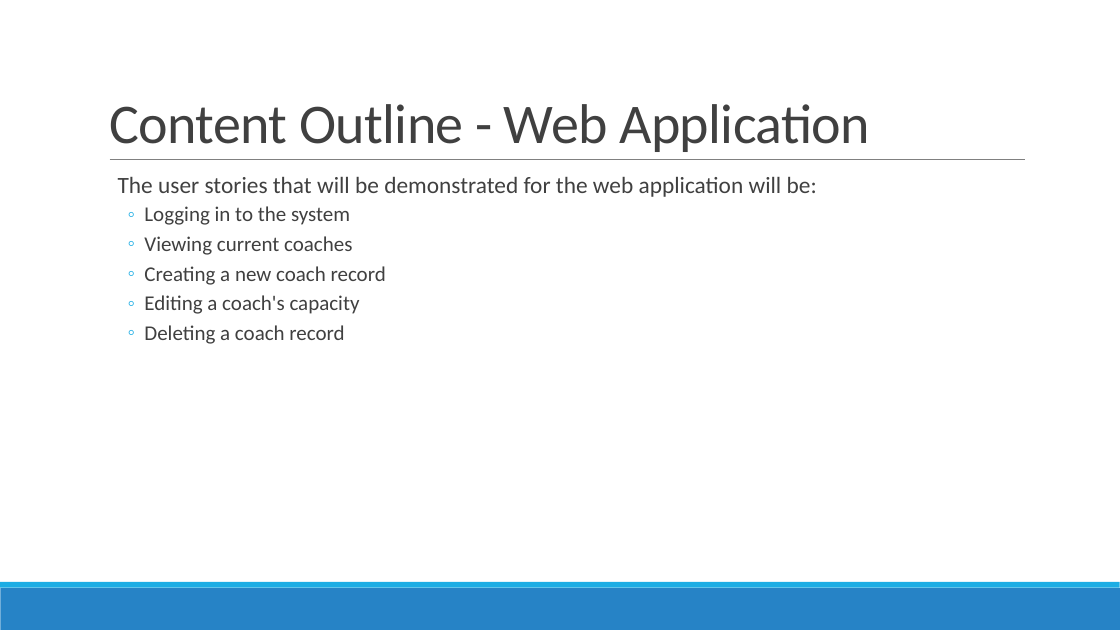
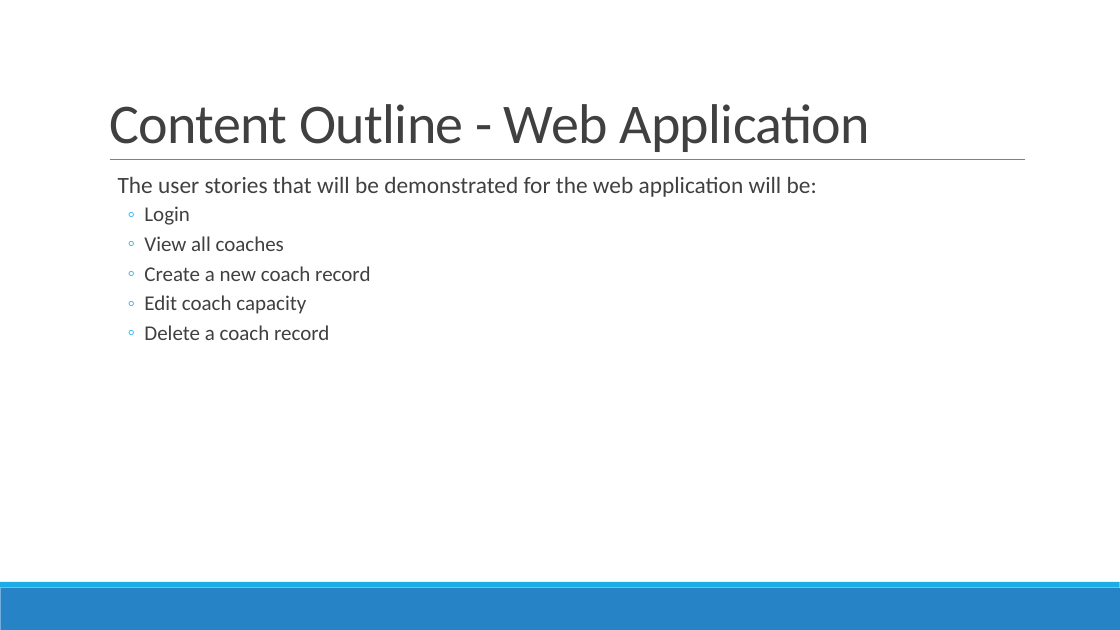
Before and after one commit to GoelBiju/Travel-Management-System, a slide deck: slide 4 of Documents/Presentation/PRCS252E - Presentation.pptx. Drawn at 1120x630 pixels with LibreOffice and Linux fonts; fonts in the diff are those of the drawing. Boxes give left, top, right and bottom in pixels: in the first picture for what was removed or moved away, otherwise in the second. Text is boxed around its words. In the diff, an @@ line names an element or a change of style, - is before the commit and + after.

```diff
--- a/Documents/Presentation/PRCS252E - Presentation.pptx
+++ b/Documents/Presentation/PRCS252E - Presentation.pptx
@@ text at box(144, 206, 370, 340): text changed @@
-  ◦ Logging in to the system
-  ◦ Viewing current coaches
-  ◦ Creating a new coach record
-  ◦ Editing a coach's capacity
-  ◦ Deleting a coach record
+  ◦ Login
+  ◦ View all coaches
+  ◦ Create a new coach record
+  ◦ Edit coach capacity
+  ◦ Delete a coach record
```
Also in this commit, not shown: 11 other slides changed, 8 slides removed.
